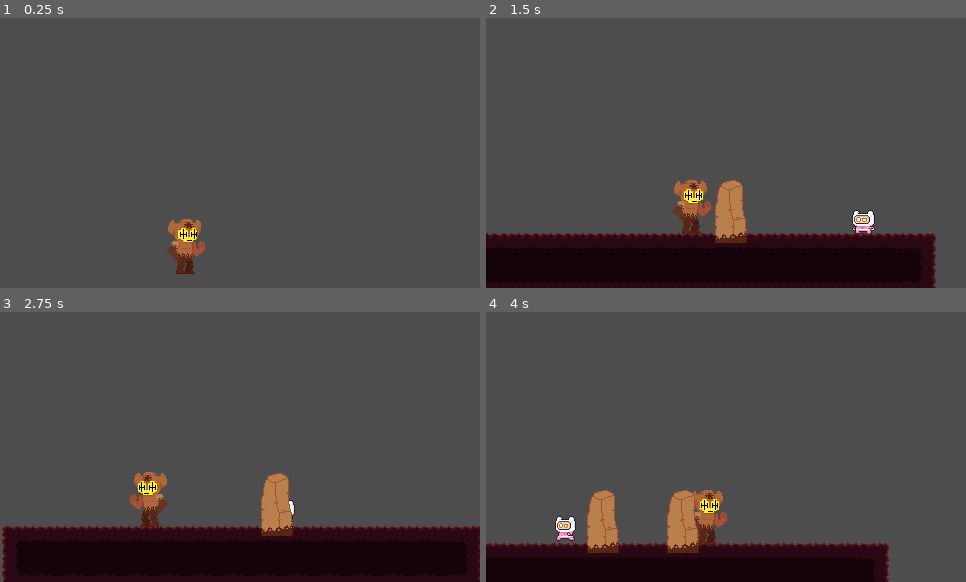
Above: before the commit, frames 1-4 (two rows, left to right).
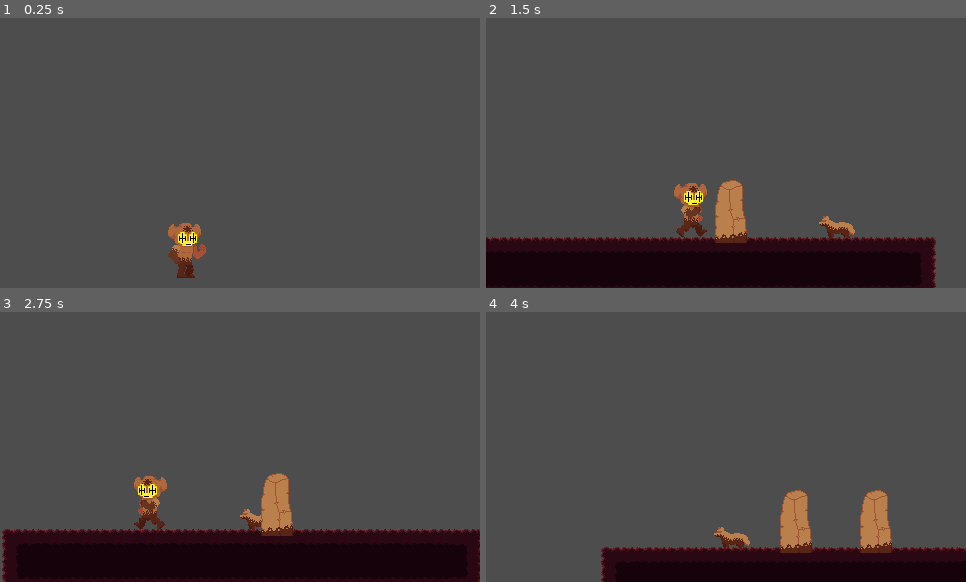
Above: after the commit, the same moments.

Repository: fakefury/Godot_Proyecto
Game: Godot game, scene res://Escenas/main.tscn
The game is run twice, just before and just after one commit, with the same random seed, the same clock (stepped at 60 frames per second) and the same inputs.
Inputs:
- Up to frame 1 (0.25 s): no input
- Up to frame 2 (1.5 s): hold D (right) from 0.53 s (still down); tap Space (jump) at 0.6, 0.77, 1.07 s; tap U (roca) at 1.35 s
- Up to frame 3 (2.75 s): tap Space (jump) at 1.52, 1.55, 1.82, 2.1 s; release D (right) at 2.03 s; hold A (left) from 2.03 s (still down)
- Up to frame 4 (4 s): release A (left) at 2.78 s; hold D (right) from 2.78 s (still down); tap U (roca) at 2.85 s; tap Space (jump) at 3.02, 3.05, 3.32, 3.6, 3.77 s

The runs differ from the first frame. In frame 1, 0.6% of the frame differs, in the area x 34-43%, y 74-97%; in frame 2, 3.4%; in frame 3, 2.9%; in frame 4, 13%, in the area x 0-100%, y 65-100%.

Commit message:
deleted unused textures, changed enemy texture, added walk animation and little fix

Diff:
--- a/Hit Mask Change/Escenas/enemy.tscn
+++ b/Hit Mask Change/Escenas/enemy.tscn
@@ -1,192 +1,21 @@
 [gd_scene format=3 uid="uid://cnr1n5jqdgebd"]
 
 [ext_resource type="Script" uid="uid://cly2blra68i5p" path="res://Scripts/enemy.gd" id="1_18e16"]
-[ext_resource type="Texture2D" uid="uid://dr3126wc26sei" path="res://Assets/Images/Player/Hit (32x32).png" id="1_tljeb"]
-[ext_resource type="Texture2D" uid="uid://s7m1jj8iai4s" path="res://Assets/Images/Player/Idle (32x32).png" id="2_18e16"]
-[ext_resource type="Texture2D" uid="uid://bt2qdt82odivl" path="res://Assets/Images/Player/Jump (32x32).png" id="3_kg5b2"]
-[ext_resource type="Texture2D" uid="uid://dkrvvcrbojkkm" path="res://Assets/Images/Player/Run (32x32).png" id="4_lpifq"]
-
-[sub_resource type="AtlasTexture" id="AtlasTexture_k1qdr"]
-atlas = ExtResource("1_tljeb")
-region = Rect2(0, 0, 32, 32)
-
-[sub_resource type="AtlasTexture" id="AtlasTexture_eqqsu"]
-atlas = ExtResource("1_tljeb")
-region = Rect2(32, 0, 32, 32)
-
-[sub_resource type="AtlasTexture" id="AtlasTexture_5qs2r"]
-atlas = ExtResource("1_tljeb")
-region = Rect2(64, 0, 32, 32)
-
-[sub_resource type="AtlasTexture" id="AtlasTexture_n2qbc"]
-atlas = ExtResource("1_tljeb")
-region = Rect2(96, 0, 32, 32)
-
-[sub_resource type="AtlasTexture" id="AtlasTexture_33rbj"]
-atlas = ExtResource("1_tljeb")
-region = Rect2(128, 0, 32, 32)
-
-[sub_resource type="AtlasTexture" id="AtlasTexture_gxex2"]
-atlas = ExtResource("1_tljeb")
-region = Rect2(160, 0, 32, 32)
-
-[sub_resource type="AtlasTexture" id="AtlasTexture_jjd8s"]
-atlas = ExtResource("1_tljeb")
-region = Rect2(192, 0, 32, 32)
-
-[sub_resource type="AtlasTexture" id="AtlasTexture_xlwfv"]
-atlas = ExtResource("2_18e16")
-region = Rect2(0, 0, 32, 32)
-
-[sub_resource type="AtlasTexture" id="AtlasTexture_7v5l4"]
-atlas = ExtResource("2_18e16")
-region = Rect2(32, 0, 32, 32)
-
-[sub_resource type="AtlasTexture" id="AtlasTexture_b21vg"]
-atlas = ExtResource("2_18e16")
-region = Rect2(64, 0, 32, 32)
-
-[sub_resource type="AtlasTexture" id="AtlasTexture_ohiiw"]
-atlas = ExtResource("2_18e16")
-region = Rect2(96, 0, 32, 32)
-
-[sub_resource type="AtlasTexture" id="AtlasTexture_knqkl"]
-atlas = ExtResource("2_18e16")
-region = Rect2(128, 0, 32, 32)
-
-[sub_resource type="AtlasTexture" id="AtlasTexture_ul4kv"]
-atlas = ExtResource("2_18e16")
-region = Rect2(160, 0, 32, 32)
-
-[sub_resource type="AtlasTexture" id="AtlasTexture_oba5i"]
-atlas = ExtResource("2_18e16")
-region = Rect2(192, 0, 32, 32)
-
-[sub_resource type="AtlasTexture" id="AtlasTexture_y717v"]
-atlas = ExtResource("2_18e16")
-region = Rect2(224, 0, 32, 32)
-
-[sub_resource type="AtlasTexture" id="AtlasTexture_vwnoe"]
-atlas = ExtResource("2_18e16")
-region = Rect2(256, 0, 32, 32)
-
-[sub_resource type="AtlasTexture" id="AtlasTexture_r84g6"]
-atlas = ExtResource("2_18e16")
-region = Rect2(288, 0, 32, 32)
-
-[sub_resource type="AtlasTexture" id="AtlasTexture_m87nl"]
-atlas = ExtResource("2_18e16")
-region = Rect2(320, 0, 32, 32)
-
-[sub_resource type="AtlasTexture" id="AtlasTexture_2eo5y"]
-atlas = ExtResource("4_lpifq")
-region = Rect2(0, 0, 32, 32)
-
-[sub_resource type="AtlasTexture" id="AtlasTexture_4tf0n"]
-atlas = ExtResource("4_lpifq")
-region = Rect2(32, 0, 32, 32)
-
-[sub_resource type="AtlasTexture" id="AtlasTexture_y153w"]
-atlas = ExtResource("4_lpifq")
-region = Rect2(64, 0, 32, 32)
-
-[sub_resource type="AtlasTexture" id="AtlasTexture_6hcl0"]
-atlas = ExtResource("4_lpifq")
-region = Rect2(96, 0, 32, 32)
-
-[sub_resource type="AtlasTexture" id="AtlasTexture_ldnir"]
-atlas = ExtResource("4_lpifq")
-region = Rect2(128, 0, 32, 32)
-
-[sub_resource type="AtlasTexture" id="AtlasTexture_n5uw0"]
-atlas = ExtResource("4_lpifq")
-region = Rect2(160, 0, 32, 32)
-
-[sub_resource type="AtlasTexture" id="AtlasTexture_el7rh"]
-atlas = ExtResource("4_lpifq")
-region = Rect2(192, 0, 32, 32)
-
-[sub_resource type="AtlasTexture" id="AtlasTexture_kwk6x"]
-atlas = ExtResource("4_lpifq")
-region = Rect2(224, 0, 32, 32)
-
-[sub_resource type="AtlasTexture" id="AtlasTexture_n4wb5"]
-atlas = ExtResource("4_lpifq")
-region = Rect2(256, 0, 32, 32)
-
-[sub_resource type="AtlasTexture" id="AtlasTexture_5k7ue"]
-atlas = ExtResource("4_lpifq")
-region = Rect2(288, 0, 32, 32)
-
-[sub_resource type="AtlasTexture" id="AtlasTexture_7c4hf"]
-atlas = ExtResource("4_lpifq")
-region = Rect2(320, 0, 32, 32)
-
-[sub_resource type="AtlasTexture" id="AtlasTexture_fphui"]
-atlas = ExtResource("4_lpifq")
-region = Rect2(352, 0, 32, 32)
+[ext_resource type="Texture2D" uid="uid://hk8j5hqwkjgn" path="res://Assets/nonPlayableCharacters/enemies/dirt/wolf/dirtWolf.png" id="2_yj12m"]
 
 [sub_resource type="SpriteFrames" id="SpriteFrames_k1qdr"]
 animations = [{
 "frames": [{
 "duration": 1.0,
-"texture": SubResource("AtlasTexture_k1qdr")
-}, {
-"duration": 1.0,
-"texture": SubResource("AtlasTexture_eqqsu")
-}, {
-"duration": 1.0,
-"texture": SubResource("AtlasTexture_5qs2r")
-}, {
-"duration": 1.0,
-"texture": SubResource("AtlasTexture_n2qbc")
-}, {
-"duration": 1.0,
-"texture": SubResource("AtlasTexture_33rbj")
-}, {
-"duration": 1.0,
-"texture": SubResource("AtlasTexture_gxex2")
-}, {
-"duration": 1.0,
-"texture": SubResource("AtlasTexture_jjd8s")
+"texture": ExtResource("2_yj12m")
 }],
 "loop": true,
 "name": &"dying",
-"speed": 20.0
+"speed": 24.0
 }, {
 "frames": [{
 "duration": 1.0,
-"texture": SubResource("AtlasTexture_xlwfv")
-}, {
-"duration": 1.0,
-"texture": SubResource("AtlasTexture_7v5l4")
-}, {
-"duration": 1.0,
-"texture": SubResource("AtlasTexture_b21vg")
-}, {
-"duration": 1.0,
-"texture": SubResource("AtlasTexture_ohiiw")
-}, {
-"duration": 1.0,
-"texture": SubResource("AtlasTexture_knqkl")
-}, {
-"duration": 1.0,
-"texture": SubResource("AtlasTexture_ul4kv")
-}, {
-"duration": 1.0,
-"texture": SubResource("AtlasTexture_oba5i")
-}, {
-"duration": 1.0,
-"texture": SubResource("AtlasTexture_y717v")
-}, {
-"duration": 1.0,
-"texture": SubResource("AtlasTexture_vwnoe")
-}, {
-"duration": 1.0,
-"texture": SubResource("AtlasTexture_r84g6")
-}, {
-"duration": 1.0,
-"texture": SubResource("AtlasTexture_m87nl")
+"texture": ExtResource("2_yj12m")
 }],
 "loop": true,
 "name": &"idle",
@@ -194,7 +23,7 @@
 }, {
 "frames": [{
 "duration": 1.0,
-"texture": ExtResource("3_kg5b2")
+"texture": ExtResource("2_yj12m")
 }],
 "loop": true,
 "name": &"jump",
@@ -202,40 +31,7 @@
 }, {
 "frames": [{
 "duration": 1.0,
-"texture": SubResource("AtlasTexture_2eo5y")
-}, {
-"duration": 1.0,
-"texture": SubResource("AtlasTexture_4tf0n")
-}, {
-"duration": 1.0,
-"texture": SubResource("AtlasTexture_y153w")
-}, {
-"duration": 1.0,
-"texture": SubResource("AtlasTexture_6hcl0")
-}, {
-"duration": 1.0,
-"texture": SubResource("AtlasTexture_ldnir")
-}, {
-"duration": 1.0,
-"texture": SubResource("AtlasTexture_n5uw0")
-}, {
-"duration": 1.0,
-"texture": SubResource("AtlasTexture_el7rh")
-}, {
-"duration": 1.0,
-"texture": SubResource("AtlasTexture_kwk6x")
-}, {
-"duration": 1.0,
-"texture": SubResource("AtlasTexture_n4wb5")
-}, {
-"duration": 1.0,
-"texture": SubResource("AtlasTexture_5k7ue")
-}, {
-"duration": 1.0,
-"texture": SubResource("AtlasTexture_7c4hf")
-}, {
-"duration": 1.0,
-"texture": SubResource("AtlasTexture_fphui")
+"texture": ExtResource("2_yj12m")
 }],
 "loop": true,
 "name": &"running",
@@ -243,10 +39,10 @@
 }]
 
 [sub_resource type="RectangleShape2D" id="RectangleShape2D_6njrx"]
-size = Vector2(17, 21)
+size = Vector2(34, 20)
 
 [sub_resource type="RectangleShape2D" id="RectangleShape2D_18e16"]
-size = Vector2(21.666668, 25.333334)
+size = Vector2(39, 25.333334)
 
 [node name="Enemy" type="CharacterBody2D" unique_id=154081039]
 collision_layer = 2
@@ -257,20 +53,18 @@
 sprite_frames = SubResource("SpriteFrames_k1qdr")
 animation = &"idle"
 autoplay = "idle"
+flip_h = true
 
 [node name="Colission" type="CollisionShape2D" parent="." unique_id=218744291]
-position = Vector2(0.5, 5.5)
 shape = SubResource("RectangleShape2D_6njrx")
 debug_color = Color(1, 1, 1, 0.41960785)
 
 [node name="Area2D" type="Area2D" parent="." unique_id=1420248352]
-position = Vector2(0.66666794, 6)
 collision_mask = 4
 collision_priority = 2.0
 
 [node name="CollisionShape2D" type="CollisionShape2D" parent="Area2D" unique_id=1318129212]
-position = Vector2(-0.5000019, -2.666667)
 shape = SubResource("RectangleShape2D_18e16")
 
 [node name="RayCast2D" type="RayCast2D" parent="." unique_id=767059717]
-position = Vector2(12, -27.333334)
+position = Vector2(24, -27)
--- a/Hit Mask Change/Escenas/main.tscn
+++ b/Hit Mask Change/Escenas/main.tscn
@@ -42,6 +42,7 @@
 sources/0 = SubResource("TileSetAtlasSource_2ia52")
 
 [node name="Main" type="Node2D" unique_id=767050811]
+texture_filter = 1
 
 [node name="Enemy" parent="." unique_id=1918314917 instance=ExtResource("3_0kh0y")]
 position = Vector2(381, 71)
--- a/Hit Mask Change/Escenas/player.tscn
+++ b/Hit Mask Change/Escenas/player.tscn
@@ -1,180 +1,157 @@
 [gd_scene format=3 uid="uid://co0drhj0roo44"]
 
 [ext_resource type="Script" uid="uid://dvhbrwaw87p74" path="res://Scripts/player.gd" id="1_6njrx"]
-[ext_resource type="Texture2D" uid="uid://m51bifcai15m" path="res://Assets/mainCharacter/dirt/leftArm/dirtLeftArm.png" id="6_oba5i"]
-[ext_resource type="Texture2D" uid="uid://cnshwr0chocib" path="res://Assets/mainCharacter/dirt/leftLeg/dirtLeftLeg.png" id="7_y717v"]
-[ext_resource type="Texture2D" uid="uid://bpkx2n8vg8wb1" path="res://Assets/mainCharacter/dirt/rightLeg/dirtRightLeg.png" id="8_vwnoe"]
-[ext_resource type="Texture2D" uid="uid://cdlmoqky3stti" path="res://Assets/mainCharacter/dirt/body/dirtBody.png" id="9_r84g6"]
-[ext_resource type="Texture2D" uid="uid://c4vwofap8cajp" path="res://Assets/mainCharacter/dirt/head/dirtHead.png" id="10_m87nl"]
-[ext_resource type="Texture2D" uid="uid://ctdvaajfsj5up" path="res://Assets/mainCharacter/mask/mask1.png" id="11_2eo5y"]
-[ext_resource type="Texture2D" uid="uid://dgw1qqhxs6bqo" path="res://Assets/mainCharacter/dirt/rightArm/dirtRightArm.png" id="12_4tf0n"]
+[ext_resource type="Texture2D" uid="uid://7x1krfyjffpi" path="res://Assets/mainCharacter/dirt/fullBody/idle/idle_dirt_c.png" id="2_ohiiw"]
+[ext_resource type="Texture2D" uid="uid://p6ok5buvnj4l" path="res://Assets/mainCharacter/dirt/fullBody/walk/walkingDirtMC0000.png" id="3_5k7ue"]
+[ext_resource type="Texture2D" uid="uid://quo63mpliwu5" path="res://Assets/mainCharacter/dirt/fullBody/walk/walkingDirtMC0001.png" id="4_7c4hf"]
+[ext_resource type="Texture2D" uid="uid://ci7bdvquoi2mr" path="res://Assets/mainCharacter/dirt/fullBody/walk/walkingDirtMC0002.png" id="5_fphui"]
+[ext_resource type="Texture2D" uid="uid://b3tv52y8u55xr" path="res://Assets/mainCharacter/dirt/fullBody/walk/walkingDirtMC0003.png" id="6_k1qdr"]
+[ext_resource type="Texture2D" uid="uid://bx16bgm0k1mkp" path="res://Assets/mainCharacter/dirt/fullBody/walk/walkingDirtMC0004.png" id="7_eqqsu"]
+[ext_resource type="Texture2D" uid="uid://bqvxk5t3nwu5l" path="res://Assets/mainCharacter/dirt/fullBody/walk/walkingDirtMC0005.png" id="8_5qs2r"]
+[ext_resource type="Texture2D" uid="uid://bkb1tc4pte1w6" path="res://Assets/mainCharacter/dirt/fullBody/walk/walkingDirtMC0006.png" id="9_n2qbc"]
+[ext_resource type="Texture2D" uid="uid://cek84rbeub48u" path="res://Assets/mainCharacter/dirt/fullBody/walk/walkingDirtMC0007.png" id="10_33rbj"]
+[ext_resource type="Texture2D" uid="uid://6ph5je8fo2hb" path="res://Assets/mainCharacter/dirt/fullBody/walk/walkingDirtMC0008.png" id="11_gxex2"]
+[ext_resource type="Texture2D" uid="uid://cgfi4unhrkulc" path="res://Assets/mainCharacter/dirt/fullBody/walk/walkingDirtMC0009.png" id="12_jjd8s"]
+[ext_resource type="Texture2D" uid="uid://21sgrnx1m5qs" path="res://Assets/mainCharacter/dirt/fullBody/walk/walkingDirtMC0010.png" id="13_0k5x2"]
+[ext_resource type="Texture2D" uid="uid://dnoe6il63m0d1" path="res://Assets/mainCharacter/dirt/fullBody/walk/walkingDirtMC0011.png" id="14_qfbmi"]
+[ext_resource type="Texture2D" uid="uid://b7uihsllnet3b" path="res://Assets/mainCharacter/dirt/fullBody/walk/walkingDirtMC0012.png" id="15_n3dtb"]
+[ext_resource type="Texture2D" uid="uid://ddby4iixmhtjv" path="res://Assets/mainCharacter/dirt/fullBody/walk/walkingDirtMC0013.png" id="16_k71e4"]
+[ext_resource type="Texture2D" uid="uid://c6hvfdoghjfvp" path="res://Assets/mainCharacter/dirt/fullBody/walk/walkingDirtMC0014.png" id="17_ryatc"]
+[ext_resource type="Texture2D" uid="uid://hs7mb81q16lx" path="res://Assets/mainCharacter/dirt/fullBody/walk/walkingDirtMC0015.png" id="18_o6yh4"]
+[ext_resource type="Texture2D" uid="uid://bx1cu4i0wcd8h" path="res://Assets/mainCharacter/dirt/fullBody/walk/walkingDirtMC0016.png" id="19_ynihy"]
+[ext_resource type="Texture2D" uid="uid://djcnakgw5xbpj" path="res://Assets/mainCharacter/dirt/fullBody/walk/walkingDirtMC0017.png" id="20_e3htq"]
+[ext_resource type="Texture2D" uid="uid://csp7u7jse7ae6" path="res://Assets/mainCharacter/dirt/fullBody/walk/walkingDirtMC0018.png" id="21_4d5w2"]
+[ext_resource type="Texture2D" uid="uid://cy4kgggrfkxg3" path="res://Assets/mainCharacter/dirt/fullBody/walk/walkingDirtMC0019.png" id="22_07edt"]
+[ext_resource type="Texture2D" uid="uid://uvnk4ld86gxo" path="res://Assets/mainCharacter/dirt/fullBody/walk/walkingDirtMC0020.png" id="23_oyylq"]
+[ext_resource type="Texture2D" uid="uid://qwp3o2u3kgl2" path="res://Assets/mainCharacter/dirt/fullBody/walk/walkingDirtMC0021.png" id="24_7i7g1"]
+[ext_resource type="Texture2D" uid="uid://dur5e8q3llal5" path="res://Assets/mainCharacter/dirt/fullBody/walk/walkingDirtMC0022.png" id="25_txghn"]
+[ext_resource type="Texture2D" uid="uid://bapl7mfd68gqx" path="res://Assets/mainCharacter/dirt/fullBody/walk/walkingDirtMC0023.png" id="26_dgex1"]
+
+[sub_resource type="SpriteFrames" id="SpriteFrames_knqkl"]
+animations = [{
+"frames": [{
+"duration": 1.0,
+"texture": ExtResource("2_ohiiw")
+}],
+"loop": true,
+"name": &"dead",
+"speed": 5.0
+}, {
+"frames": [{
+"duration": 1.0,
+"texture": ExtResource("2_ohiiw")
+}],
+"loop": true,
+"name": &"hit",
+"speed": 5.0
+}, {
+"frames": [{
+"duration": 1.0,
+"texture": ExtResource("2_ohiiw")
+}],
+"loop": true,
+"name": &"idle",
+"speed": 5.0
+}, {
+"frames": [{
+"duration": 1.0,
+"texture": ExtResource("2_ohiiw")
+}],
+"loop": true,
+"name": &"jump",
+"speed": 5.0
+}, {
+"frames": [{
+"duration": 1.0,
+"texture": ExtResource("3_5k7ue")
+}, {
+"duration": 1.0,
+"texture": ExtResource("4_7c4hf")
+}, {
+"duration": 1.0,
+"texture": ExtResource("5_fphui")
+}, {
+"duration": 1.0,
+"texture": ExtResource("6_k1qdr")
+}, {
+"duration": 1.0,
+"texture": ExtResource("7_eqqsu")
+}, {
+"duration": 1.0,
+"texture": ExtResource("8_5qs2r")
+}, {
+"duration": 1.0,
+"texture": ExtResource("9_n2qbc")
+}, {
+"duration": 1.0,
+"texture": ExtResource("10_33rbj")
+}, {
+"duration": 1.0,
+"texture": ExtResource("11_gxex2")
+}, {
+"duration": 1.0,
+"texture": ExtResource("12_jjd8s")
+}, {
+"duration": 1.0,
+"texture": ExtResource("13_0k5x2")
+}, {
+"duration": 1.0,
+"texture": ExtResource("14_qfbmi")
+}, {
+"duration": 1.0,
+"texture": ExtResource("15_n3dtb")
+}, {
+"duration": 1.0,
+"texture": ExtResource("16_k71e4")
+}, {
+"duration": 1.0,
+"texture": ExtResource("17_ryatc")
+}, {
+"duration": 1.0,
+"texture": ExtResource("18_o6yh4")
+}, {
+"duration": 1.0,
+"texture": ExtResource("19_ynihy")
+}, {
+"duration": 1.0,
+"texture": ExtResource("20_e3htq")
+}, {
+"duration": 1.0,
+"texture": ExtResource("21_4d5w2")
+}, {
+"duration": 1.0,
+"texture": ExtResource("22_07edt")
+}, {
+"duration": 1.0,
+"texture": ExtResource("23_oyylq")
+}, {
+"duration": 1.0,
+"texture": ExtResource("24_7i7g1")
+}, {
+"duration": 1.0,
+"texture": ExtResource("25_txghn")
+}, {
+"duration": 1.0,
+"texture": ExtResource("26_dgex1")
+}],
+"loop": true,
+"name": &"running",
+"speed": 24.0
+}]
 
 [sub_resource type="RectangleShape2D" id="RectangleShape2D_6njrx"]
-size = Vector2(21, 48)
-
-[sub_resource type="Animation" id="Animation_y717v"]
-length = 0.001
-tracks/0/type = "value"
-tracks/0/imported = false
-tracks/0/enabled = true
-tracks/0/path = NodePath("Sprites/RightArm:texture")
-tracks/0/interp = 1
-tracks/0/loop_wrap = true
-tracks/0/keys = {
-"times": PackedFloat32Array(0),
-"transitions": PackedFloat32Array(1),
-"update": 1,
-"values": [ExtResource("12_4tf0n")]
-}
-tracks/1/type = "value"
-tracks/1/imported = false
-tracks/1/enabled = true
-tracks/1/path = NodePath("Sprites/RightLeg:texture")
-tracks/1/interp = 1
-tracks/1/loop_wrap = true
-tracks/1/keys = {
-"times": PackedFloat32Array(0),
-"transitions": PackedFloat32Array(1),
-"update": 1,
-"values": [ExtResource("8_vwnoe")]
-}
-tracks/2/type = "value"
-tracks/2/imported = false
-tracks/2/enabled = true
-tracks/2/path = NodePath("Sprites/LeftLeg:texture")
-tracks/2/interp = 1
-tracks/2/loop_wrap = true
-tracks/2/keys = {
-"times": PackedFloat32Array(0),
-"transitions": PackedFloat32Array(1),
-"update": 1,
-"values": [ExtResource("7_y717v")]
-}
-tracks/3/type = "value"
-tracks/3/imported = false
-tracks/3/enabled = true
-tracks/3/path = NodePath("Sprites/LeftArm:texture")
-tracks/3/interp = 1
-tracks/3/loop_wrap = true
-tracks/3/keys = {
-"times": PackedFloat32Array(0),
-"transitions": PackedFloat32Array(1),
-"update": 1,
-"values": [ExtResource("6_oba5i")]
-}
-
-[sub_resource type="Animation" id="Animation_vwnoe"]
-resource_name = "dead"
-
-[sub_resource type="Animation" id="Animation_r84g6"]
-resource_name = "hit"
-
-[sub_resource type="Animation" id="Animation_m87nl"]
-resource_name = "idle"
-
-[sub_resource type="Animation" id="Animation_2eo5y"]
-resource_name = "jump"
-
-[sub_resource type="Animation" id="Animation_oba5i"]
-resource_name = "running"
-tracks/0/type = "value"
-tracks/0/imported = false
-tracks/0/enabled = true
-tracks/0/path = NodePath("Sprites/LeftArm:texture")
-tracks/0/interp = 1
-tracks/0/loop_wrap = true
-tracks/0/keys = {
-"times": PackedFloat32Array(0, 0.5, 1),
-"transitions": PackedFloat32Array(1, 1, 1),
-"update": 1,
-"values": [ExtResource("6_oba5i"), ExtResource("6_oba5i"), ExtResource("6_oba5i")]
-}
-tracks/1/type = "value"
-tracks/1/imported = false
-tracks/1/enabled = true
-tracks/1/path = NodePath("Sprites/RightArm:texture")
-tracks/1/interp = 1
-tracks/1/loop_wrap = true
-tracks/1/keys = {
-"times": PackedFloat32Array(0, 0.5, 1),
-"transitions": PackedFloat32Array(1, 1, 1),
-"update": 1,
-"values": [ExtResource("12_4tf0n"), ExtResource("12_4tf0n"), ExtResource("12_4tf0n")]
-}
-tracks/2/type = "value"
-tracks/2/imported = false
-tracks/2/enabled = true
-tracks/2/path = NodePath("Sprites/RightLeg:texture")
-tracks/2/interp = 1
-tracks/2/loop_wrap = true
-tracks/2/keys = {
-"times": PackedFloat32Array(0, 0.5, 1),
-"transitions": PackedFloat32Array(1, 1, 1),
-"update": 1,
-"values": [ExtResource("8_vwnoe"), ExtResource("8_vwnoe"), ExtResource("8_vwnoe")]
-}
-tracks/3/type = "value"
-tracks/3/imported = false
-tracks/3/enabled = true
-tracks/3/path = NodePath("Sprites/LeftLeg:texture")
-tracks/3/interp = 1
-tracks/3/loop_wrap = true
-tracks/3/keys = {
-"times": PackedFloat32Array(0, 0.5, 1),
-"transitions": PackedFloat32Array(1, 1, 1),
-"update": 1,
-"values": [ExtResource("7_y717v"), ExtResource("7_y717v"), ExtResource("7_y717v")]
-}
-
-[sub_resource type="AnimationLibrary" id="AnimationLibrary_y717v"]
-_data = {
-&"RESET": SubResource("Animation_y717v"),
-&"dead": SubResource("Animation_vwnoe"),
-&"hit": SubResource("Animation_r84g6"),
-&"idle": SubResource("Animation_m87nl"),
-&"jump": SubResource("Animation_2eo5y"),
-&"running": SubResource("Animation_oba5i")
-}
+size = Vector2(30.25, 55)
 
 [node name="Player" type="CharacterBody2D" unique_id=154081039]
 collision_layer = 0
 collision_mask = 7
 script = ExtResource("1_6njrx")
 
-[node name="Sprites" type="Node2D" parent="." unique_id=178588084]
-texture_filter = 1
+[node name="Sprite" type="Node2D" parent="." unique_id=525211220]
 
-[node name="LeftArm" type="Sprite2D" parent="Sprites" unique_id=732160803]
-position = Vector2(7, -6)
-texture = ExtResource("6_oba5i")
-offset = Vector2(5.333333, 3.6666667)
-
-[node name="LeftLeg" type="Sprite2D" parent="Sprites" unique_id=79786873]
-position = Vector2(3, 9)
-texture = ExtResource("7_y717v")
-offset = Vector2(2, 6.333334)
-
-[node name="RightLeg" type="Sprite2D" parent="Sprites" unique_id=1433039762]
-position = Vector2(-4, 9)
-texture = ExtResource("8_vwnoe")
-offset = Vector2(0.33333325, 6.333334)
-
-[node name="Body" type="Sprite2D" parent="Sprites" unique_id=1280528393]
-texture = ExtResource("9_r84g6")
-
-[node name="Head" type="Sprite2D" parent="Sprites" unique_id=1909735070]
-position = Vector2(0, -9)
-texture = ExtResource("10_m87nl")
-offset = Vector2(0, -10.333334)
-
-[node name="Mask" type="Sprite2D" parent="Sprites/Head" unique_id=1795742871]
-position = Vector2(3, -6.333334)
-texture = ExtResource("11_2eo5y")
-
-[node name="RightArm" type="Sprite2D" parent="Sprites" unique_id=1638082553]
-position = Vector2(-8, -7)
-texture = ExtResource("12_4tf0n")
-offset = Vector2(-3, 7)
+[node name="AnimatedSprite2D" type="AnimatedSprite2D" parent="Sprite" unique_id=499588671]
+sprite_frames = SubResource("SpriteFrames_knqkl")
+animation = &"running"
 
 [node name="CollisionShape2D" type="CollisionShape2D" parent="." unique_id=218744291]
 shape = SubResource("RectangleShape2D_6njrx")
@@ -186,8 +163,4 @@
 [node name="CollisionShape2D" type="CollisionShape2D" parent="Area2D" unique_id=317653771]
 shape = SubResource("RectangleShape2D_6njrx")
 
-[node name="AnimationPlayer" type="AnimationPlayer" parent="." unique_id=1764123802]
-libraries/ = SubResource("AnimationLibrary_y717v")
-autoplay = &"idle"
-
 [connection signal="area_entered" from="Area2D" to="." method="_damaged"]
--- a/Hit Mask Change/Scripts/player.gd
+++ b/Hit Mask Change/Scripts/player.gd
@@ -1,7 +1,7 @@
 extends CharacterBody2D
 
-@onready var animationPlayer: AnimationPlayer = $AnimationPlayer
-@onready var body: Node2D = $Sprites
+@onready var animatedSprite2D: AnimatedSprite2D = $Sprite/AnimatedSprite2D
+@onready var body: Node2D = $Sprite
 
 const SPEED = 200.0
 const JUMP_VELOCITY = -650.0
@@ -34,12 +34,12 @@
 	if not is_knockback:
 		if not is_on_floor():
 			velocity += get_gravity() * delta
-			animationPlayer.play("jump")
+			animatedSprite2D.play("jump")
 		else:
 			if velocity.x > 1 or velocity.x < -1:
-				animationPlayer.play("running")
+				animatedSprite2D.play("running")
 			else:
-				animationPlayer.play("idle")
+				animatedSprite2D.play("idle")
 	else:
 		velocity += get_gravity() * delta
 
@@ -70,8 +70,8 @@
 		await get_tree().create_timer(0.05).timeout
 
 func die():
-	animationPlayer.play("dead")
-	await animationPlayer.animation_finished
+	animatedSprite2D.play("dead")
+	await animatedSprite2D.animation_finished
 	queue_free()
 
 func damaged(area):
@@ -93,7 +93,7 @@
 	velocity.x = dir * knockback_force
 	velocity.y = -400
 
-	animationPlayer.play("hit")
+	animatedSprite2D.play("hit")
 	await get_tree().create_timer(0.1).timeout
 
 	set_collision_mask_value(2, false)
Binary file removed: Hit Mask Change/Assets/mainCharacter/dirt/body/dirtBody.png
Not shown, added: Hit Mask Change/Assets/mainCharacter/dirt/fullBody/idle/idle_dirt_c.png.import
Not shown, added: Hit Mask Change/Assets/mainCharacter/dirt/fullBody/walk/walkingDirtMC0000.png.import
Not shown, added: Hit Mask Change/Assets/mainCharacter/dirt/fullBody/walk/walkingDirtMC0001.png.import
Not shown, added: Hit Mask Change/Assets/mainCharacter/dirt/fullBody/walk/walkingDirtMC0002.png.import
Not shown, changed: Hit Mask Change/Assets/mainCharacter/dirt/fullBody/walk/walkingDirtMC0003.png.import
Not shown, added: Hit Mask Change/Assets/mainCharacter/dirt/fullBody/walk/walkingDirtMC0004.png.import
Not shown, added: Hit Mask Change/Assets/mainCharacter/dirt/fullBody/walk/walkingDirtMC0005.png.import
Not shown, added: Hit Mask Change/Assets/mainCharacter/dirt/fullBody/walk/walkingDirtMC0006.png.import
Not shown, added: Hit Mask Change/Assets/mainCharacter/dirt/fullBody/walk/walkingDirtMC0007.png.import
Not shown, added: Hit Mask Change/Assets/mainCharacter/dirt/fullBody/walk/walkingDirtMC0008.png.import
Not shown, added: Hit Mask Change/Assets/mainCharacter/dirt/fullBody/walk/walkingDirtMC0009.png.import
(and 32 more such lines)
